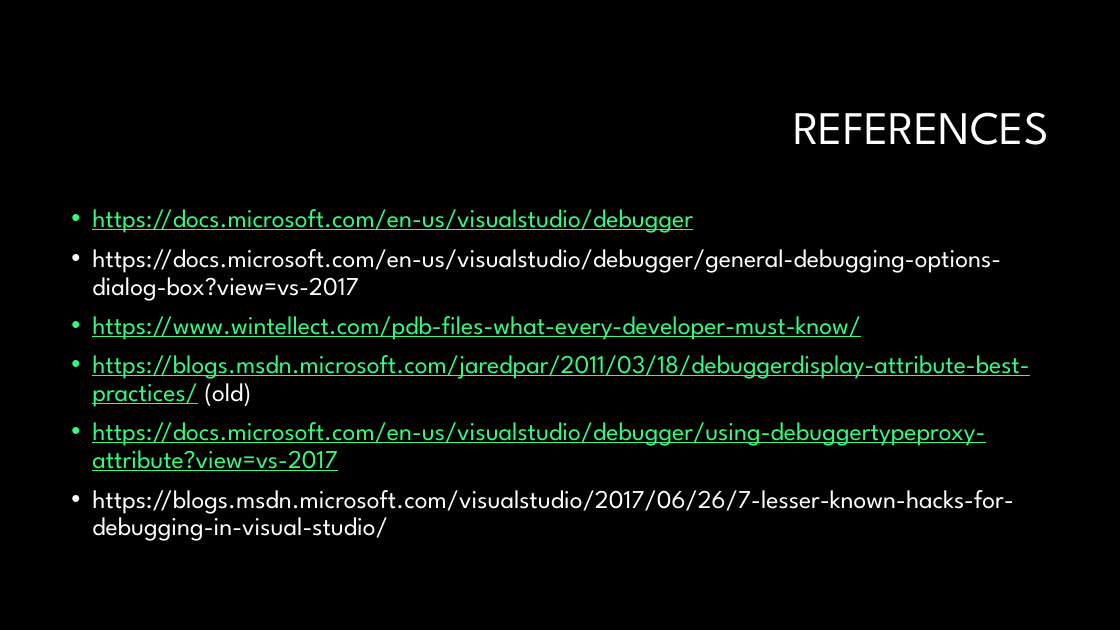
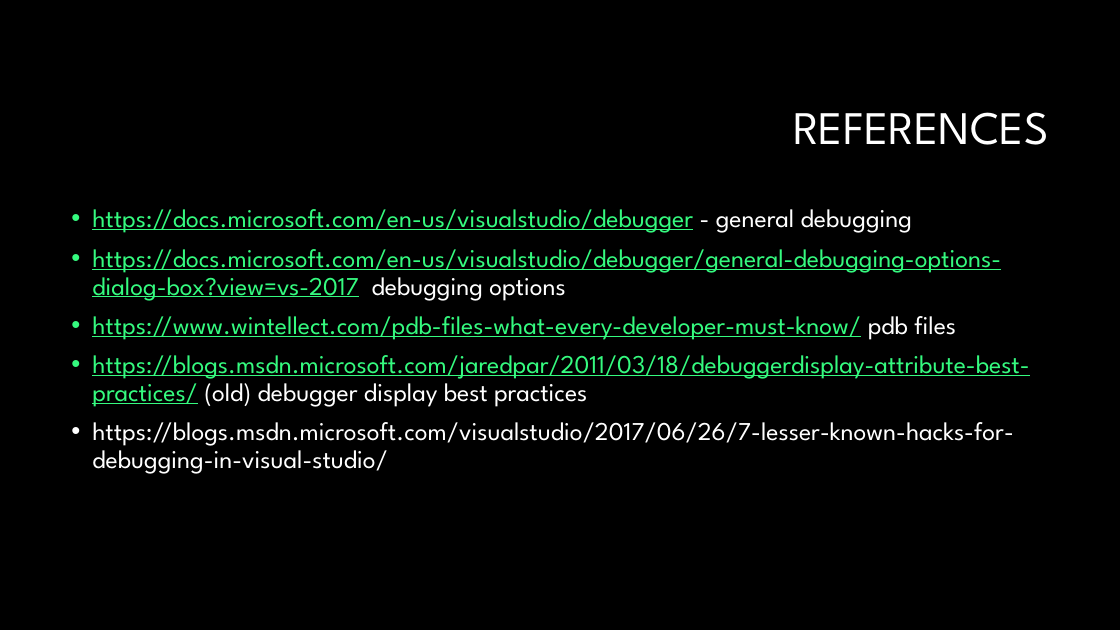
Before and after one commit to GBPhilip/Debugging, a slide deck: slide 55 of Debugging1.pptx (slide 57 before the commit). Drawn at 1120x630 pixels with LibreOffice and Linux fonts; fonts in the diff are those of the drawing; background and template pictures are left out. Boxes give left, top, right and bottom in pixels: in the first picture for what was removed or moved away, otherwise in the second. Text is boxed around its words. In the diff, an @@ line names an element or a change of style, - is before the commit and + after.

```diff
--- a/Debugging1.pptx
+++ b/Debugging1.pptx
@@ text at (92, 209, 1029, 407): text changed @@
-• https://docs.microsoft.com/en-us/visualstudio/debugger
-• https://docs.microsoft.com/en-us/visualstudio/debugger/general-debugging-options-dialog-box?view=vs-2017
-• https://www.wintellect.com/pdb-files-what-every-developer-must-know/
-• https://blogs.msdn.microsoft.com/jaredpar/2011/03/18/debuggerdisplay-attribute-best-practices/ (old)
-• https://docs.microsoft.com/en-us/visualstudio/debugger/using-debuggertypeproxy-attribute?view=vs-2017
+• https://docs.microsoft.com/en-us/visualstudio/debugger - general debugging
+• https://docs.microsoft.com/en-us/visualstudio/debugger/general-debugging-options-dialog-box?view=vs-2017 debugging options
+• https://www.wintellect.com/pdb-files-what-every-developer-must-know/ pdb files
+• https://blogs.msdn.microsoft.com/jaredpar/2011/03/18/debuggerdisplay-attribute-best-practices/ (old) debugger display best practices
```
Also in this commit, not shown: 2 other slides changed, 2 slides removed, 1 other file.
